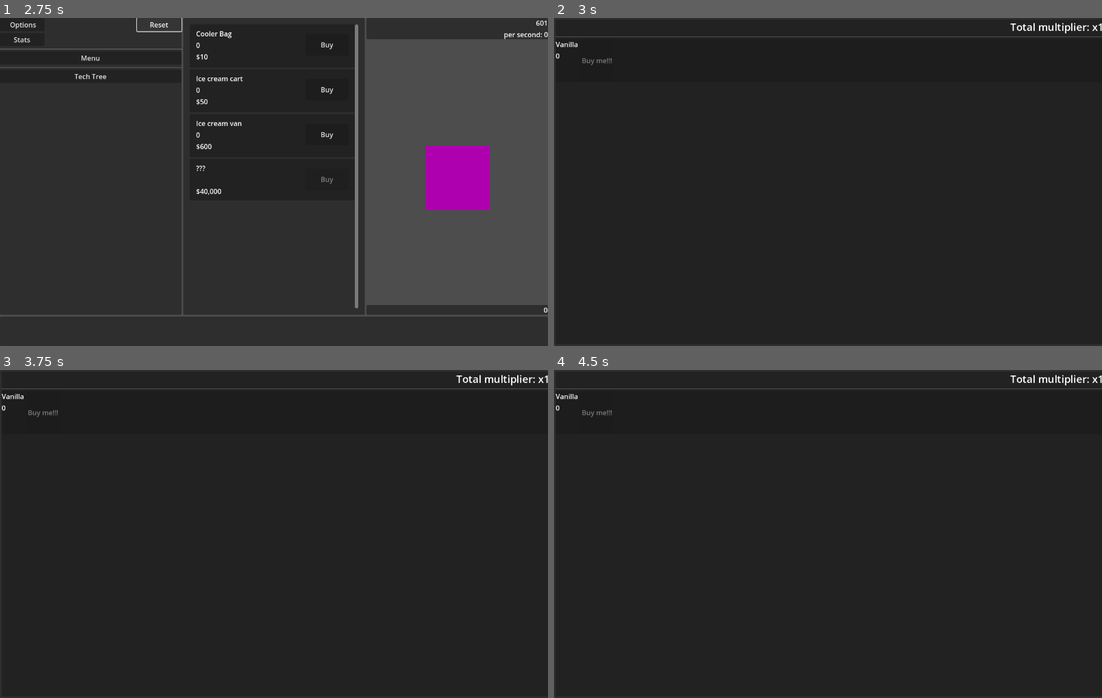
Above: before the commit, frames 1-4 (two rows, left to right).
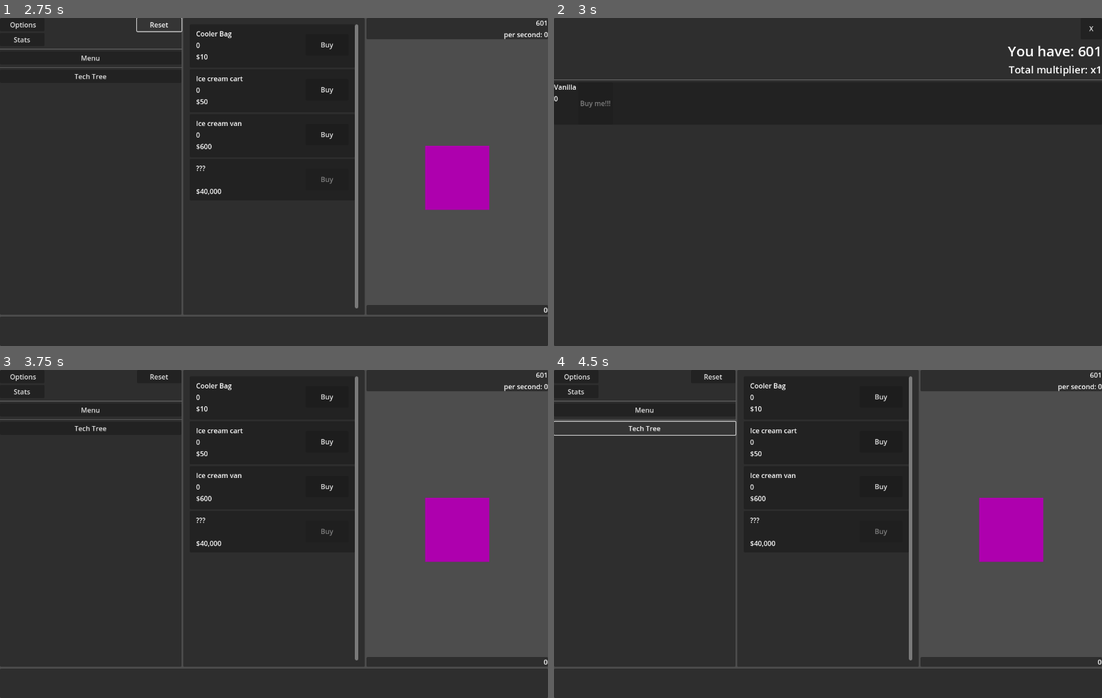
Above: after the commit, the same moments.

Repository: O-39889/tmic
Game: Godot game, scene res://scenes/Main.tscn
Same seed, same stepped clock (60 frames per second), same inputs: the game is played once before the commit and once after it.
Inputs (mouse positions are in pixels of both pictures, inside the frame that each line leads up to):
- Up to frame 1 (2.75 s): click "Options" at 0.5 s; click "Stats" at 1.25 s; click "Reset" at 2 s
- Up to frame 2 (3 s): click "Menu" at 2.75 s
- Up to frame 3 (3.75 s): click (537, 379) at 3.5 s, where only the run after the commit has a clickable "X"
- Up to frame 4 (4.5 s): click "Tech Tree" at 4.25 s

Frame 1 is identical in both runs. In frame 2, 1.2% of the frame differs, in the area x 0-100%, y 1-28%; in frame 3, 30%; in frame 4, 31%, in the area x 0-100%, y 0-92%.

Commit message:
Redo the switching stuff
So that I don't have to use pop-ups bruh

Diff:
--- a/scenes/Main.tscn
+++ b/scenes/Main.tscn
@@ -1,13 +1,14 @@
-[gd_scene load_steps=4 format=3 uid="uid://i15pl33k6qwe"]
+[gd_scene load_steps=5 format=3 uid="uid://i15pl33k6qwe"]
 
 [ext_resource type="Script" path="res://scripts/Main.gd" id="1_exypd"]
 [ext_resource type="PackedScene" uid="uid://oit24pi7quno" path="res://scenes/ClickMe.tscn" id="2_e5n4g"]
 [ext_resource type="PackedScene" uid="uid://bclyrbh0ul0f7" path="res://scenes/NewsTicker.tscn" id="3_4r544"]
+[ext_resource type="PackedScene" uid="uid://bet7oy137py8u" path="res://scenes/flavour_menu_test.tscn" id="4_w4ttl"]
 
 [node name="Main" type="Node"]
 script = ExtResource("1_exypd")
 
-[node name="VBoxContainer" type="VBoxContainer" parent="."]
+[node name="MainGUI" type="VBoxContainer" parent="."]
 anchors_preset = 15
 anchor_right = 1.0
 anchor_bottom = 1.0
@@ -17,116 +18,116 @@
 size_flags_vertical = 3
 alignment = 1
 
-[node name="ThreeContainer" type="HBoxContainer" parent="VBoxContainer"]
+[node name="ThreeContainer" type="HBoxContainer" parent="MainGUI"]
 layout_mode = 2
 size_flags_vertical = 3
 alignment = 1
 
-[node name="Leftmost" type="PanelContainer" parent="VBoxContainer/ThreeContainer"]
+[node name="Leftmost" type="PanelContainer" parent="MainGUI/ThreeContainer"]
 layout_mode = 2
 size_flags_horizontal = 3
 
-[node name="VBoxContainer" type="VBoxContainer" parent="VBoxContainer/ThreeContainer/Leftmost"]
+[node name="VBoxContainer" type="VBoxContainer" parent="MainGUI/ThreeContainer/Leftmost"]
 layout_mode = 2
 
-[node name="HBoxContainer" type="HBoxContainer" parent="VBoxContainer/ThreeContainer/Leftmost/VBoxContainer"]
+[node name="HBoxContainer" type="HBoxContainer" parent="MainGUI/ThreeContainer/Leftmost/VBoxContainer"]
 layout_mode = 2
 
-[node name="VBoxContainer" type="VBoxContainer" parent="VBoxContainer/ThreeContainer/Leftmost/VBoxContainer/HBoxContainer"]
+[node name="VBoxContainer" type="VBoxContainer" parent="MainGUI/ThreeContainer/Leftmost/VBoxContainer/HBoxContainer"]
 layout_mode = 2
 size_flags_horizontal = 3
 size_flags_stretch_ratio = 0.5
 
-[node name="OptionsBtn" type="Button" parent="VBoxContainer/ThreeContainer/Leftmost/VBoxContainer/HBoxContainer/VBoxContainer"]
+[node name="OptionsBtn" type="Button" parent="MainGUI/ThreeContainer/Leftmost/VBoxContainer/HBoxContainer/VBoxContainer"]
 layout_mode = 2
 text = " Options"
 
-[node name="StatsBtn" type="Button" parent="VBoxContainer/ThreeContainer/Leftmost/VBoxContainer/HBoxContainer/VBoxContainer"]
+[node name="StatsBtn" type="Button" parent="MainGUI/ThreeContainer/Leftmost/VBoxContainer/HBoxContainer/VBoxContainer"]
 layout_mode = 2
 text = "Stats"
 
-[node name="Spacer" type="Control" parent="VBoxContainer/ThreeContainer/Leftmost/VBoxContainer/HBoxContainer"]
+[node name="Spacer" type="Control" parent="MainGUI/ThreeContainer/Leftmost/VBoxContainer/HBoxContainer"]
 layout_mode = 2
 size_flags_horizontal = 3
 
-[node name="VBoxContainer2" type="VBoxContainer" parent="VBoxContainer/ThreeContainer/Leftmost/VBoxContainer/HBoxContainer"]
+[node name="VBoxContainer2" type="VBoxContainer" parent="MainGUI/ThreeContainer/Leftmost/VBoxContainer/HBoxContainer"]
 layout_mode = 2
 size_flags_horizontal = 3
 size_flags_stretch_ratio = 0.5
 
-[node name="ResetBtn" type="Button" parent="VBoxContainer/ThreeContainer/Leftmost/VBoxContainer/HBoxContainer/VBoxContainer2"]
+[node name="ResetBtn" type="Button" parent="MainGUI/ThreeContainer/Leftmost/VBoxContainer/HBoxContainer/VBoxContainer2"]
 layout_mode = 2
 text = "Reset"
 
-[node name="HSeparator" type="HSeparator" parent="VBoxContainer/ThreeContainer/Leftmost/VBoxContainer"]
+[node name="HSeparator" type="HSeparator" parent="MainGUI/ThreeContainer/Leftmost/VBoxContainer"]
 layout_mode = 2
 
-[node name="FlavoursBtn" type="Button" parent="VBoxContainer/ThreeContainer/Leftmost/VBoxContainer"]
+[node name="FlavoursBtn" type="Button" parent="MainGUI/ThreeContainer/Leftmost/VBoxContainer"]
 layout_mode = 2
 text = "Menu"
 
-[node name="HSeparator2" type="HSeparator" parent="VBoxContainer/ThreeContainer/Leftmost/VBoxContainer"]
+[node name="HSeparator2" type="HSeparator" parent="MainGUI/ThreeContainer/Leftmost/VBoxContainer"]
 layout_mode = 2
 
-[node name="TechsBtn" type="Button" parent="VBoxContainer/ThreeContainer/Leftmost/VBoxContainer"]
+[node name="TechsBtn" type="Button" parent="MainGUI/ThreeContainer/Leftmost/VBoxContainer"]
 layout_mode = 2
 text = "Tech Tree"
 
-[node name="TechShortcuts" type="HFlowContainer" parent="VBoxContainer/ThreeContainer/Leftmost/VBoxContainer"]
+[node name="TechShortcuts" type="HFlowContainer" parent="MainGUI/ThreeContainer/Leftmost/VBoxContainer"]
 layout_mode = 2
 
-[node name="BusinessList" type="PanelContainer" parent="VBoxContainer/ThreeContainer"]
+[node name="BusinessList" type="PanelContainer" parent="MainGUI/ThreeContainer"]
 custom_minimum_size = Vector2(320, 0)
 layout_mode = 2
 size_flags_horizontal = 3
 
-[node name="MarginContainer" type="MarginContainer" parent="VBoxContainer/ThreeContainer/BusinessList"]
+[node name="MarginContainer" type="MarginContainer" parent="MainGUI/ThreeContainer/BusinessList"]
 layout_mode = 2
 theme_override_constants/margin_left = 15
 theme_override_constants/margin_top = 15
 theme_override_constants/margin_right = 15
 theme_override_constants/margin_bottom = 15
 
-[node name="ScrollContainer" type="ScrollContainer" parent="VBoxContainer/ThreeContainer/BusinessList/MarginContainer"]
+[node name="ScrollContainer" type="ScrollContainer" parent="MainGUI/ThreeContainer/BusinessList/MarginContainer"]
 clip_contents = false
 layout_mode = 2
 horizontal_scroll_mode = 0
 vertical_scroll_mode = 2
 
-[node name="BusinessesList" type="VBoxContainer" parent="VBoxContainer/ThreeContainer/BusinessList/MarginContainer/ScrollContainer"]
+[node name="BusinessesList" type="VBoxContainer" parent="MainGUI/ThreeContainer/BusinessList/MarginContainer/ScrollContainer"]
 custom_minimum_size = Vector2(320, 150)
 layout_mode = 2
 size_flags_horizontal = 3
 size_flags_vertical = 3
 
-[node name="Rightmost" type="VBoxContainer" parent="VBoxContainer/ThreeContainer"]
+[node name="Rightmost" type="VBoxContainer" parent="MainGUI/ThreeContainer"]
 layout_mode = 2
 size_flags_horizontal = 3
 
-[node name="VBoxContainer" type="VBoxContainer" parent="VBoxContainer/ThreeContainer/Rightmost"]
+[node name="VBoxContainer" type="VBoxContainer" parent="MainGUI/ThreeContainer/Rightmost"]
 layout_mode = 2
 size_flags_horizontal = 3
 size_flags_vertical = 3
 
-[node name="PanelContainer" type="PanelContainer" parent="VBoxContainer/ThreeContainer/Rightmost/VBoxContainer"]
+[node name="PanelContainer" type="PanelContainer" parent="MainGUI/ThreeContainer/Rightmost/VBoxContainer"]
 layout_mode = 2
 
-[node name="BoxContainer" type="VBoxContainer" parent="VBoxContainer/ThreeContainer/Rightmost/VBoxContainer/PanelContainer"]
+[node name="BoxContainer" type="VBoxContainer" parent="MainGUI/ThreeContainer/Rightmost/VBoxContainer/PanelContainer"]
 layout_mode = 2
 
-[node name="BankCounter" type="Label" parent="VBoxContainer/ThreeContainer/Rightmost/VBoxContainer/PanelContainer/BoxContainer"]
+[node name="BankCounter" type="Label" parent="MainGUI/ThreeContainer/Rightmost/VBoxContainer/PanelContainer/BoxContainer"]
 layout_mode = 2
 size_flags_horizontal = 8
 text = "0"
 horizontal_alignment = 2
 
-[node name="IpsCounter" type="Label" parent="VBoxContainer/ThreeContainer/Rightmost/VBoxContainer/PanelContainer/BoxContainer"]
+[node name="IpsCounter" type="Label" parent="MainGUI/ThreeContainer/Rightmost/VBoxContainer/PanelContainer/BoxContainer"]
 layout_mode = 2
 size_flags_horizontal = 8
 text = "per second:"
 horizontal_alignment = 2
 
-[node name="MarginContainer" type="MarginContainer" parent="VBoxContainer/ThreeContainer/Rightmost/VBoxContainer"]
+[node name="MarginContainer" type="MarginContainer" parent="MainGUI/ThreeContainer/Rightmost/VBoxContainer"]
 layout_mode = 2
 size_flags_vertical = 3
 theme_override_constants/margin_left = 0
@@ -134,25 +135,25 @@
 theme_override_constants/margin_right = 0
 theme_override_constants/margin_bottom = 0
 
-[node name="ClickMe" parent="VBoxContainer/ThreeContainer/Rightmost/VBoxContainer/MarginContainer" instance=ExtResource("2_e5n4g")]
+[node name="ClickMe" parent="MainGUI/ThreeContainer/Rightmost/VBoxContainer/MarginContainer" instance=ExtResource("2_e5n4g")]
 layout_mode = 2
 
-[node name="PanelContainer2" type="PanelContainer" parent="VBoxContainer/ThreeContainer/Rightmost/VBoxContainer/MarginContainer"]
+[node name="PanelContainer2" type="PanelContainer" parent="MainGUI/ThreeContainer/Rightmost/VBoxContainer/MarginContainer"]
 layout_mode = 2
 size_flags_vertical = 8
 
-[node name="BoxContainer" type="VBoxContainer" parent="VBoxContainer/ThreeContainer/Rightmost/VBoxContainer/MarginContainer/PanelContainer2"]
+[node name="BoxContainer" type="VBoxContainer" parent="MainGUI/ThreeContainer/Rightmost/VBoxContainer/MarginContainer/PanelContainer2"]
 layout_mode = 2
 
-[node name="PrestigeCounterMaybe" type="Label" parent="VBoxContainer/ThreeContainer/Rightmost/VBoxContainer/MarginContainer/PanelContainer2/BoxContainer"]
+[node name="PrestigeCounterMaybe" type="Label" parent="MainGUI/ThreeContainer/Rightmost/VBoxContainer/MarginContainer/PanelContainer2/BoxContainer"]
 layout_mode = 2
 size_flags_horizontal = 8
 text = "0"
 horizontal_alignment = 2
 
-[node name="NewsTicker" parent="VBoxContainer" instance=ExtResource("3_4r544")]
+[node name="NewsTicker" parent="MainGUI" instance=ExtResource("3_4r544")]
 layout_mode = 2
 
-[node name="PopupPanel" type="PopupPanel" parent="."]
+[node name="FlavourMenuTest" parent="." instance=ExtResource("4_w4ttl")]
 
-[connection signal="pressed" from="VBoxContainer/ThreeContainer/Leftmost/VBoxContainer/FlavoursBtn" to="." method="_on_flavours_btn_pressed"]
+[connection signal="pressed" from="MainGUI/ThreeContainer/Leftmost/VBoxContainer/FlavoursBtn" to="." method="_on_flavours_btn_pressed"]
--- a/scenes/flavour_menu_test.tscn
+++ b/scenes/flavour_menu_test.tscn
@@ -1,6 +1,9 @@
-[gd_scene load_steps=3 format=3 uid="uid://bet7oy137py8u"]
+[gd_scene load_steps=4 format=3 uid="uid://bet7oy137py8u"]
 
 [ext_resource type="Script" path="res://scripts/flavour_menu.gd" id="1_i3ewc"]
+
+[sub_resource type="LabelSettings" id="LabelSettings_h36xq"]
+font_size = 33
 
 [sub_resource type="LabelSettings" id="LabelSettings_wbpc7"]
 font_size = 24
@@ -21,9 +24,24 @@
 layout_mode = 2
 alignment = 1
 
+[node name="ExitBtn" type="Button" parent="VBoxContainer"]
+custom_minimum_size = Vector2(50, 50)
+layout_mode = 2
+size_flags_horizontal = 8
+size_flags_vertical = 4
+text = "X"
+
+[node name="BankCounter" type="Label" parent="VBoxContainer"]
+layout_mode = 2
+text = "You have: 0"
+label_settings = SubResource("LabelSettings_h36xq")
+horizontal_alignment = 2
+
 [node name="Label" type="Label" parent="VBoxContainer"]
 layout_mode = 2
-tooltip_text = "This is the total multiplier given by all your purchased flavours. The flavour multipliers stack multiplicatively with each other and with other multipliers."
+tooltip_text = "This is the total multiplier given by all your purchased flavours.
+The flavour multipliers stack multiplicatively with each other and with other multipliers."
+mouse_filter = 1
 text = "Total multiplier: x1"
 label_settings = SubResource("LabelSettings_wbpc7")
 horizontal_alignment = 2
--- a/scripts/EventBus.gd
+++ b/scripts/EventBus.gd
@@ -4,5 +4,10 @@
 signal business_purchased(business: Business, amount: int);
 signal upgrade_purchased(business: Business, upgrade: Upgrade);
 signal flavour_purchased(flavour: Flavour);
+signal update_fastest;
 signal update_framerule;
 signal update_slow;
+
+
+func _ready():
+	print('EventBus autoload loaded');
--- a/scripts/Main.gd
+++ b/scripts/Main.gd
@@ -5,23 +5,64 @@
 signal timer_slow;
 
 
-const COUNTER_UPDATE_FASTEST : float = 1 / 15;
+enum View {
+	MAIN,
+	FLAVOURS,
+	TECHS,
+};
+
+
+
+
+const COUNTER_UPDATE_FASTEST : float = 1.0 / 15.0;
 const COUNTER_UPDATE_FRAMERULE : float = 0.35; # hehe
 const COUNTER_UPDATE_SLOW : float = 0.7;
 
 var fastest_tick : float = 0;
 var framerule_tick : float = 0;
+var slow_tick : float = 0;
 
 @onready var FPS : int = Engine.physics_ticks_per_second;
 
-var b_control := preload("res://scenes/Business.tscn");
-var click_label := preload("res://scenes/FloatingLabel.tscn");
+static var b_control := preload("res://scenes/Business.tscn");
+static var click_label := preload("res://scenes/FloatingLabel.tscn");
+
+
+var current_view: View =-1:
+	get:
+		return current_view;
+	set(value):
+		if value == current_view:
+			return;
+		current_view = value;
+		for i in range(views.size()):
+			if i != value:
+				views[i].visible = false;
+				views[i].process_mode = Node.PROCESS_MODE_DISABLED;
+				# idk how to make it come back though, considering that some input nodes
+				# would need different treatment
+				# seems like setting process_mode to disabled stops input
+				# events though????
+				# views[i].propagate_call('set_mouse_filter', [Control.MOUSE_FILTER_IGNORE]);
+			else:
+				views[i].visible = true;
+				views[i].process_mode = Node.PROCESS_MODE_INHERIT;
+		match value:
+			View.MAIN:
+				pass;
+			View.FLAVOURS:
+				views[value].force_update();
+			View.TECHS:
+				pass;
+
 
 @onready var businesses_list := find_child("BusinessesList");
 @onready var bank_counter := find_child("BankCounter")
 @onready var ips_counter := find_child("IpsCounter");
 @onready var clickme := find_child("ClickMe");
 
+@onready var views : Array[Node] = get_children();
+
 @onready var bs_arr := Game.bs_arr;
 @onready var bs_dict := Game.bs_dict;
 
@@ -32,6 +73,7 @@
 func _ready():
 	print("Main scene loaded");
 	Game.counter = 601;
+	current_view = View.MAIN;
 	clickme.clicked.connect(_on_clicked);
 	get_window().min_size = Vector2i(1024, 768);
 	# no!! should actually only add the unlocked ones
@@ -46,6 +88,8 @@
 	EventBus.business_purchased.connect(_on_business_purchased);
 	EventBus.upgrade_purchased.connect(_on_upgrade_purchased);
 	EventBus.flavour_purchased.connect(_on_flavour_purchased);
+	#$MainGUI.process_mode = Node.PROCESS_MODE_DISABLED;
+	views[View.FLAVOURS].exit_button.pressed.connect(func(): current_view = View.MAIN );
 
 
 # for updating UI stuff (counters etc)
@@ -56,10 +100,14 @@
 		fastest_tick = 0;
 		update_counter();
 		update_ips();
+		EventBus.update_fastest.emit();
 	if framerule_tick >= COUNTER_UPDATE_FRAMERULE:
 		framerule_tick = 0;
 		timer_framerule.emit();
 		EventBus.update_framerule.emit();
+	if slow_tick >= COUNTER_UPDATE_SLOW:
+		slow_tick = 0;
+		EventBus.update_slow.emit();
 	pass
 
 
@@ -141,6 +189,8 @@
 
 
 func _on_flavours_btn_pressed():
+	current_view = View.FLAVOURS;
+	return;
 	# don't ask
 	var screen_size : Vector2 = (func():
 		for c in get_children():
--- a/scripts/flavour_menu.gd
+++ b/scripts/flavour_menu.gd
@@ -5,12 +5,15 @@
 
 var unlocked_flavours : Array;
 
-@onready var flavour_list := $VBoxContainer/ScrollContainer/FlavourList;
+@onready var flavour_list : VBoxContainer = $VBoxContainer/ScrollContainer/FlavourList;
+@onready var exit_button : Button = $VBoxContainer/ExitBtn;
+@onready var bank_counter = $VBoxContainer/BankCounter;
 
 
 # Called when the node enters the scene tree for the first time.
 func _ready():
 	EventBus.update_framerule.connect(_update_flavour_list);
+	EventBus.update_fastest.connect(_update_counter);
 	for f in Game.flavours_arr.filter(func(f : Flavour):
 			return Game.counter_all_time >= f.unlocked_at):
 		add_flavour(f);
@@ -23,9 +26,9 @@
 	flavour_list.add_child(card);
 
 
-# Called every frame. 'delta' is the elapsed time since the previous frame.
-func _process(delta):
-	pass
+func force_update():
+	_update_flavour_list();
+	_update_counter();
 
 
 func _update_flavour_list():
@@ -35,3 +38,7 @@
 	$VBoxContainer/Label.text = 'Total multiplier: x' + Globals.format_num(
 		Game.multipliers['flavours'], 3
 	);
+
+
+func _update_counter():
+	bank_counter.text = 'You have: ' + Globals.format_num(Game.counter);
